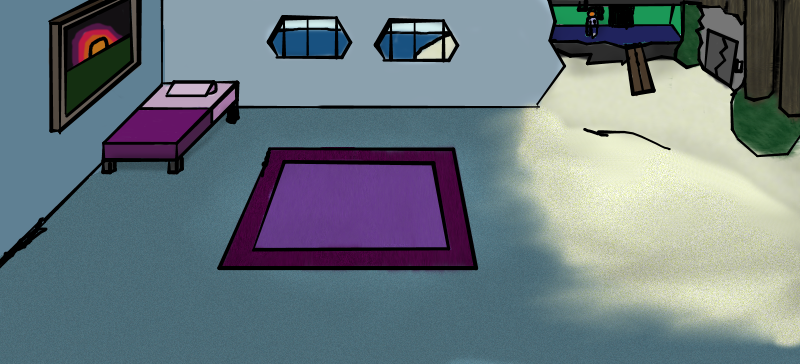
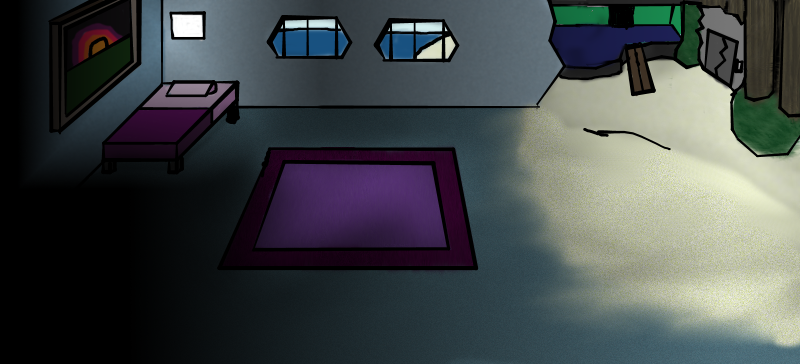
Layer changes from the first 800x364 image to the second:
added layer "lightfx" above "Pasted Layer" over [0, 0, 726, 364]
painted on "roomlines" over [169, 11, 206, 40]
painted on "shadows2" over [170, 12, 413, 185]
painted on "painting1" over [170, 13, 206, 43]
painted on "roomwalls" over [0, 0, 570, 256]
painted on "ortherhalf" over [545, 0, 628, 80]
painted on "ortherhalfcolor" over [545, 11, 631, 85]
